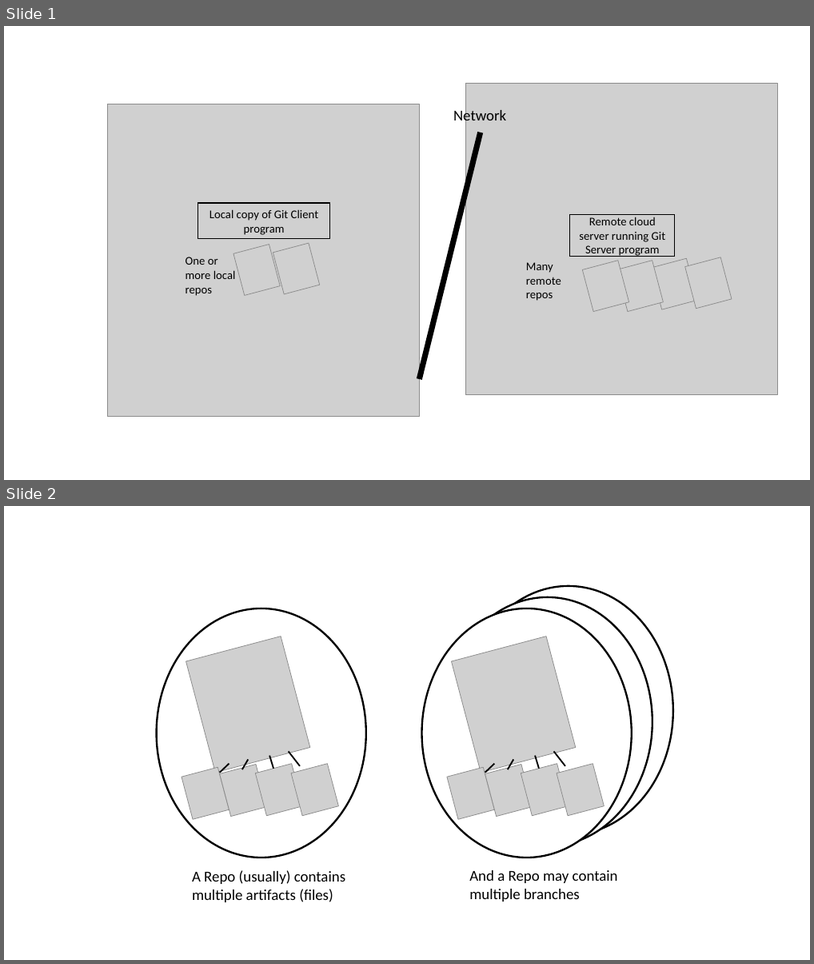
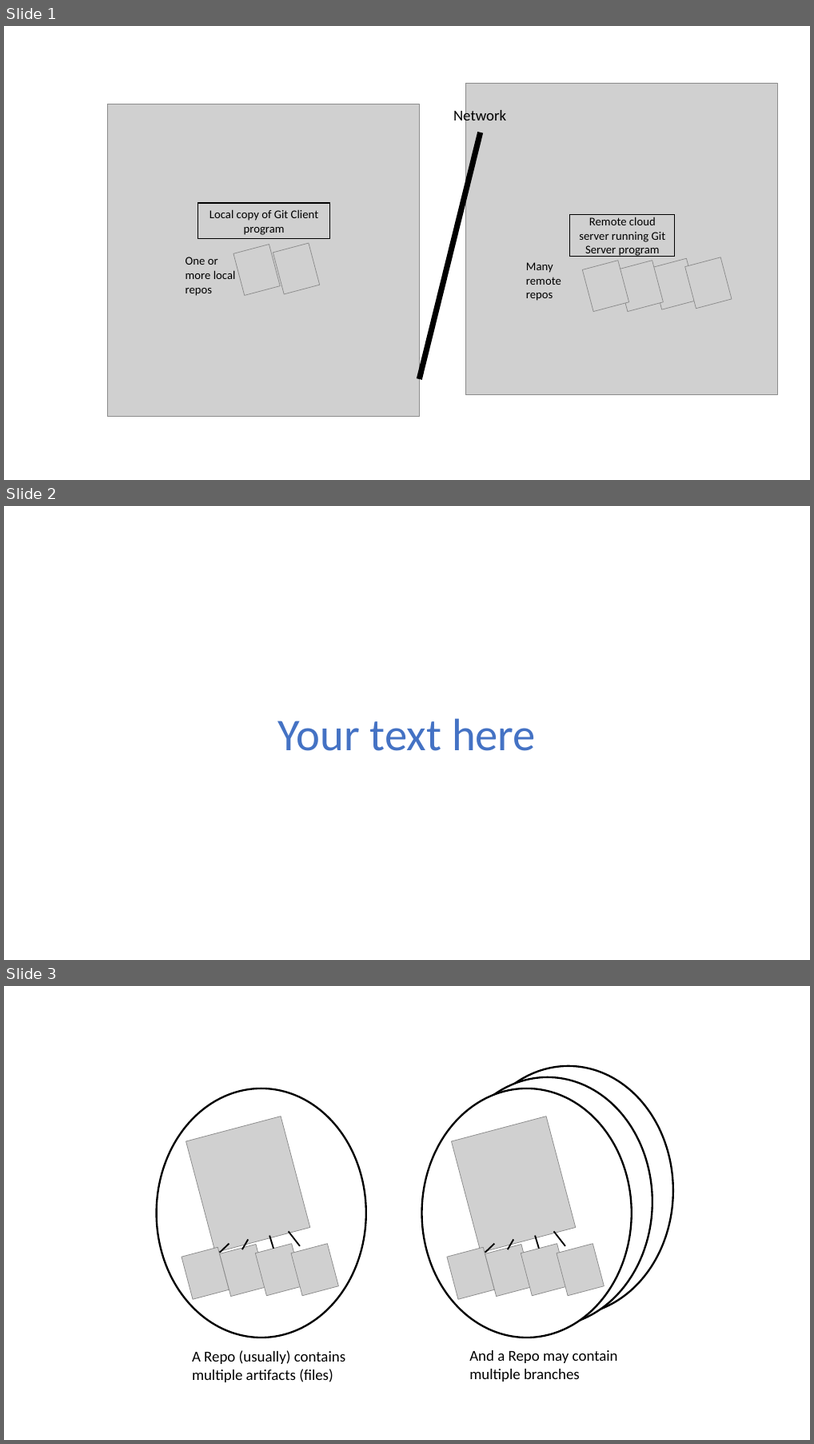
Before and after one commit to cobinrox/kebooks, a slide deck: gitiotbook/misc/diagrams.pptx. Shown one above the other, each under a label of ours: slides 1 and 2 before the commit, slides 1, 2 and 3 after it. The pictures are 814x964 and 814x1444 pixels, drawn with LibreOffice and Linux fonts; fonts in the diff are those of the drawing; grey boxes stand for pictures. Boxes give left, top, right and bottom in pixels: in the first picture for what was removed or moved away, otherwise in the second. Text is boxed around its words. In the diff, an @@ line names an element or a change of style, - is before the commit and + after.

```diff
--- a/gitiotbook/misc/diagrams.pptx
+++ b/gitiotbook/misc/diagrams.pptx
@@ slide 2 added at bbox=[4, 506, 810, 960], background #FFFFFF @@
@@ text added at bbox=[278, 718, 536, 751], 54 pt, text #4472C4 @@
+Your text here
@@ what was slide 2 is now slide 3 @@
```
Also in this commit, not shown: 2 other slides added, 8 other files.
